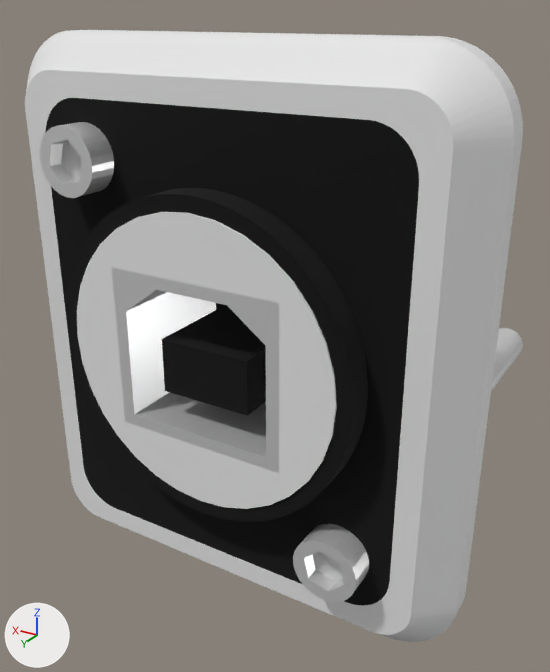
The Blender file Neutrik Model/neutrik.blend as it was, and as the next commit left it.
The view is the same before and after, from a 50 mm lens placed at (-26.8, 39.3, 20.9), pointed at (3.9, -11.8, -4.6). The lights are fixed; the arrows at lower left show +X, +Y and +Z.

The first picture shows 'Face plate', 'Screws', 'Support', 'Surround', 'USB Port'.
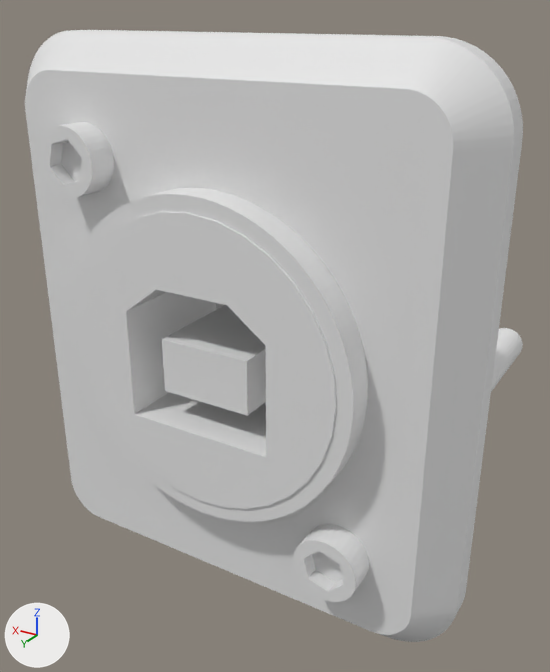
What differs and where, as boxes [x1, y1, x2, y2] in the pictures (550 x 672 px):
```json
{"object": "Face plate", "change": "recoloured", "before": [46, 98, 419, 606], "after": [46, 98, 419, 606], "on screen": "black to white"}
{"object": "Screws", "change": "recoloured", "before": [40, 122, 523, 602], "after": [40, 122, 523, 602]}
{"part": 1, "of": "me_cylinder_009", "change": "recoloured", "before": [162, 303, 266, 416], "after": [162, 303, 266, 416], "on screen": "black to white"}
```

The change, as JSON lines over the scene's bpy script:
```json
{"block": "me_neutrik_usb_grommet_v1_002", "where": "me_neutrik_usb_grommet_v1_002.from_pydata(...)  # 830 vertices, 989 faces; spans x -13.2..13.2, y -15.7..15.7, z -18.0..6.0"}
{"op": "remove", "block": "me_neutrik_usb_grommet_v1_002", "code": "me_neutrik_usb_grommet_v1_002.materials.append(mat_black)  # black #000000"}
{"block": "me_cylinder_009", "where": "me_cylinder_009.from_pydata(...)  # 42 vertices, 39 faces; spans x -8.4..8.4, y -9.3..9.3, z -0.1..0.1"}
{"block": "me_cylinder_009", "where": "# used by ob_usb_port; location = (0.0, -1.5, 0.0); rotation_euler = (1.571, 1.571, 0.0), in degrees (90, 90, 0); scale = (0.673, 0.673, 86.6)"}
{"op": "remove", "block": "me_cylinder_009", "code": "me_cylinder_009.materials.append(mat_chrome)  # white #e7e7e7"}
{"block": "me_cylinder_009", "change": "me_cylinder_009 part 1: all 17 faces that had it switch from mat_black (black #000000) to no material"}
{"block": "me_circle_015", "where": "me_circle_015.from_pydata(...)  # 344 vertices, 412 faces; spans x -11.7..11.7, y -14.2..14.2, z -6.0..36.0"}
{"op": "remove", "block": "me_circle_015", "code": "me_circle_015.materials.append(mat_chrome)  # white #e7e7e7"}
```
